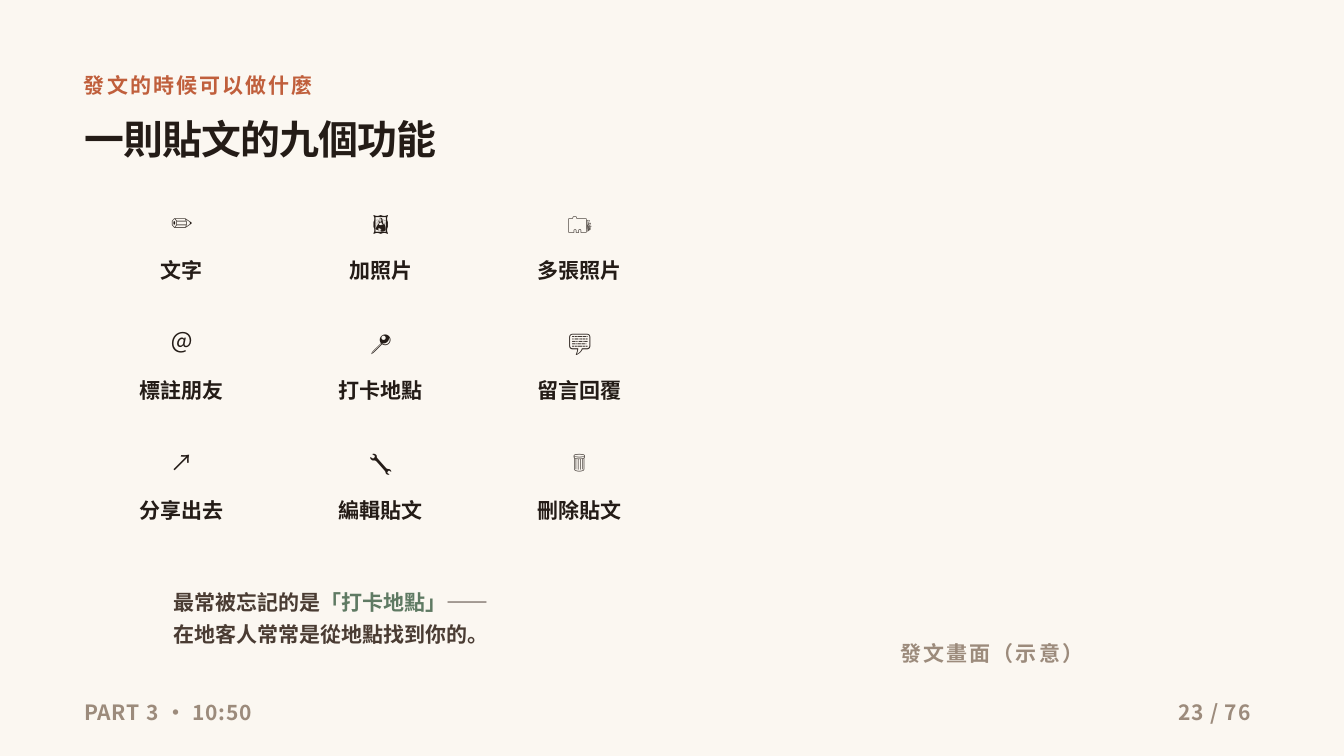
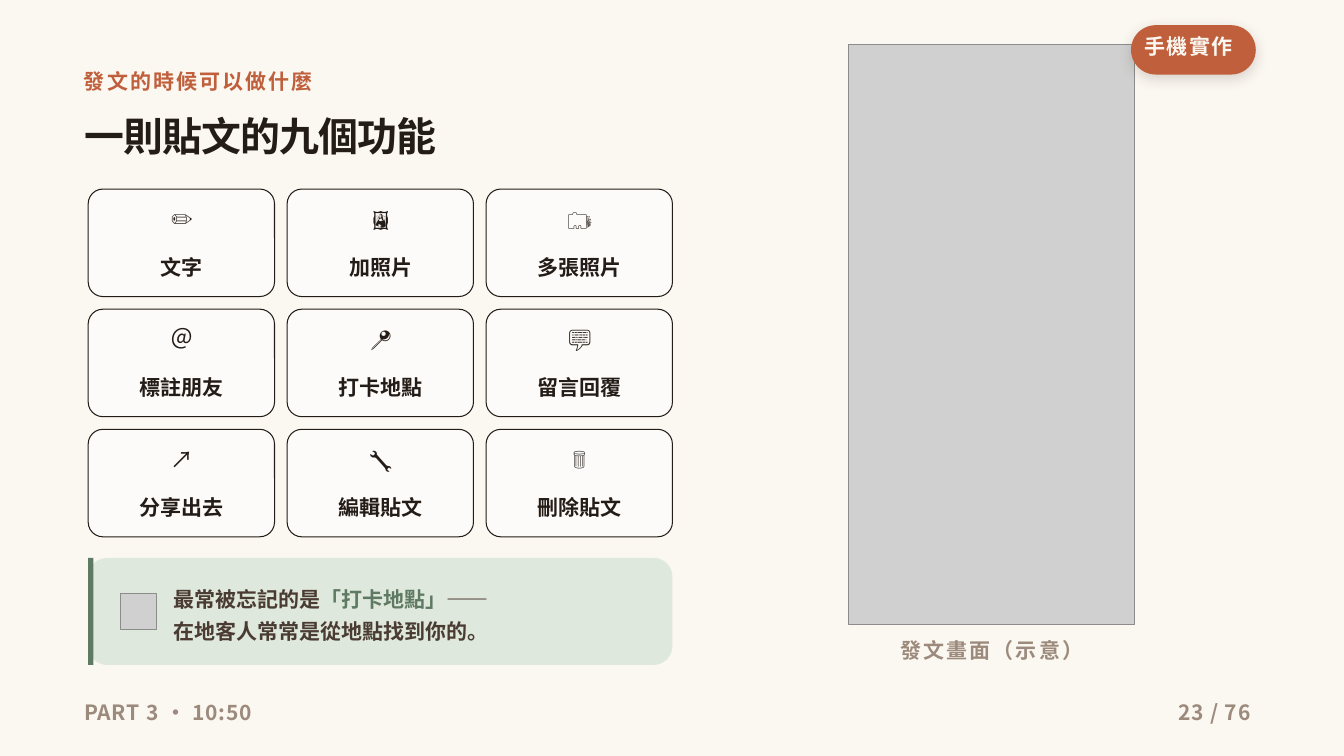
Before and after one commit to ja9705110/gogoeveryday, a slide deck: slide 23 of social-course/social-media-course-deck.pptx. Drawn at 1344x756 pixels with LibreOffice and Linux fonts; fonts in the diff are those of the drawing; grey boxes stand for pictures; background and template pictures are left out. Boxes give left, top, right and bottom in pixels: in the first picture for what was removed or moved away, otherwise in the second. Text is boxed around its words. In the diff, an @@ line names an element or a change of style, - is before the commit and + after.

```diff
--- a/social-course/social-media-course-deck.pptx
+++ b/social-course/social-media-course-deck.pptx
@@ rounded rectangle added at <box>1131,25,1256,75</box>, fill #C05F3C @@
@@ picture added at <box>849,44,1134,624</box> @@
@@ rounded rectangle added at <box>89,190,275,297</box>, fill #FFFFFF at 62% opacity, outline #241C17 0.75 pt @@
@@ rounded rectangle added at <box>287,190,474,297</box>, fill #FFFFFF at 62% opacity, outline #241C17 0.75 pt @@
@@ rounded rectangle added at <box>486,190,673,297</box>, fill #FFFFFF at 62% opacity, outline #241C17 0.75 pt @@
@@ rounded rectangle added at <box>89,310,275,417</box>, fill #FFFFFF at 62% opacity, outline #241C17 0.75 pt @@
@@ rounded rectangle added at <box>287,310,474,417</box>, fill #FFFFFF at 62% opacity, outline #241C17 0.75 pt @@
@@ rounded rectangle added at <box>486,310,673,417</box>, fill #FFFFFF at 62% opacity, outline #241C17 0.75 pt @@
@@ rounded rectangle added at <box>89,430,275,537</box>, fill #FFFFFF at 62% opacity, outline #241C17 0.75 pt @@
@@ rounded rectangle added at <box>287,430,474,537</box>, fill #FFFFFF at 62% opacity, outline #241C17 0.75 pt @@
@@ rounded rectangle added at <box>486,430,673,537</box>, fill #FFFFFF at 62% opacity, outline #241C17 0.75 pt @@
@@ rounded rectangle added at <box>89,558,674,664</box>, fill #DFE8DC @@
@@ rectangle added at <box>89,558,94,664</box>, fill #5F7A63 @@
@@ picture added at <box>121,594,156,629</box> @@
```
Also in this commit, not shown: 75 other slides changed, 9 other files.
